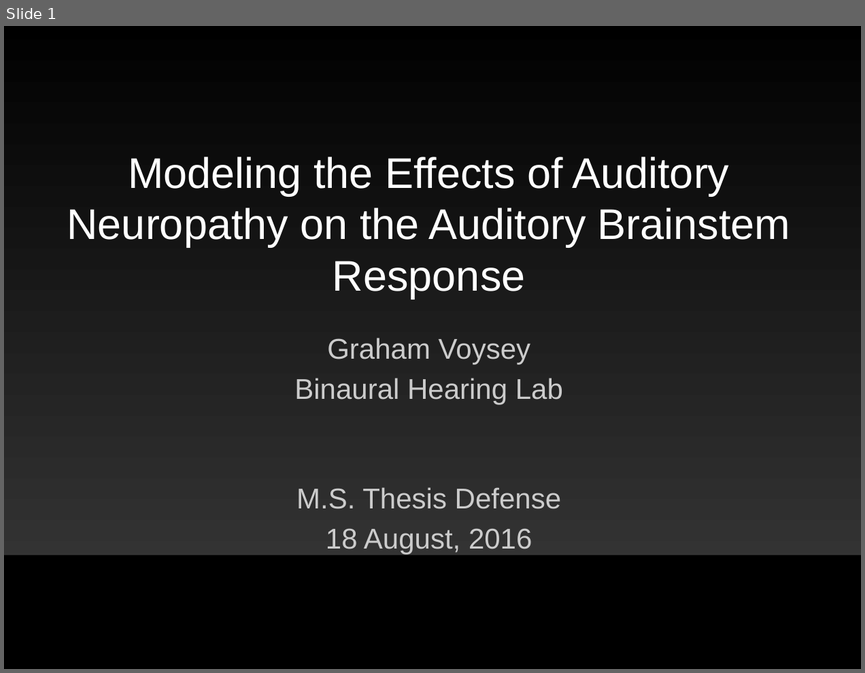
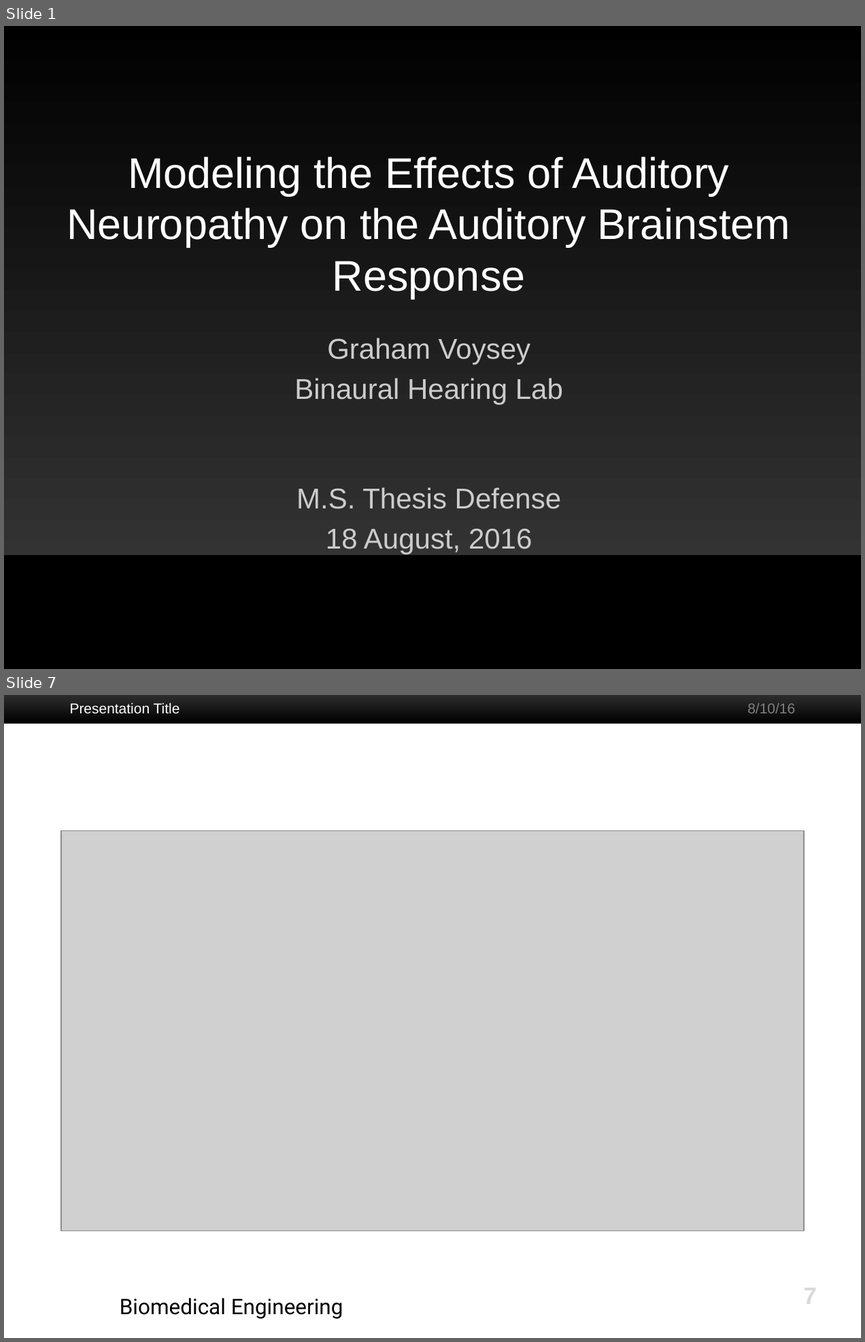
Before and after one commit to gvoysey/thesis, a slide deck: slides/voysey-thesis.pptx. Shown one above the other, each under a label of ours: slide 1 before the commit, slides 1 and 7 after it; the slides between them are not shown. The pictures are 865x673 and 865x1342 pixels, drawn with LibreOffice and Linux fonts; fonts in the diff are those of the drawing; grey boxes stand for pictures; background and template pictures are left out. Boxes give left, top, right and bottom in pixels: in the first picture for what was removed or moved away, otherwise in the second. Text is boxed around its words. In the diff, an @@ line names an element or a change of style, - is before the commit and + after.

```diff
--- a/slides/voysey-thesis.pptx
+++ b/slides/voysey-thesis.pptx
@@ slide 7 added at [4,695,861,1338], background #FFFFFF @@
@@ rectangle added at [4,695,861,724], fill gradient #333333 to #000000 @@
@@ text added at [70,702,180,713], 12 pt, text #FFFFFF @@
+Presentation Title
@@ text added at [747,703,795,713], 12 pt, text #808080 @@
+8/10/16
@@ picture added at [61,830,804,1231] @@
@@ page number added at [803,1283,816,1309], 20 pt, text #D9D9D9, bold @@
+7
@@ text added at [120,1297,343,1319], 18 pt, text #000000 @@
+Biomedical Engineering
```
Also in this commit, not shown: 5 slides changed, 3 other files.
